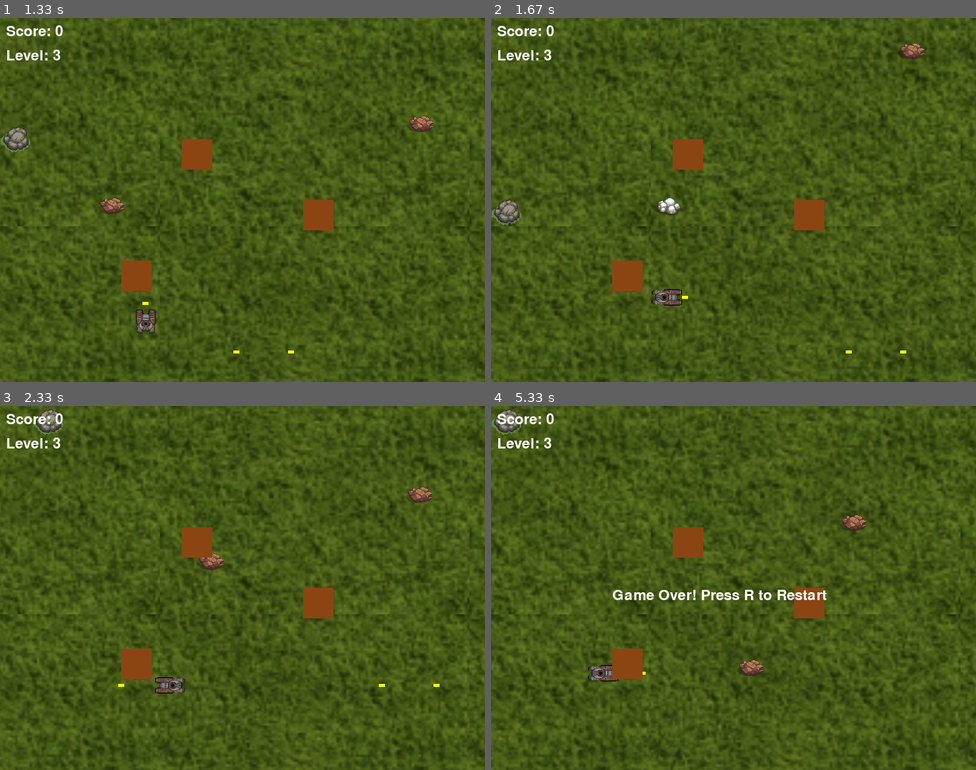
Above: before the commit, frames 1-4 (two rows, left to right).
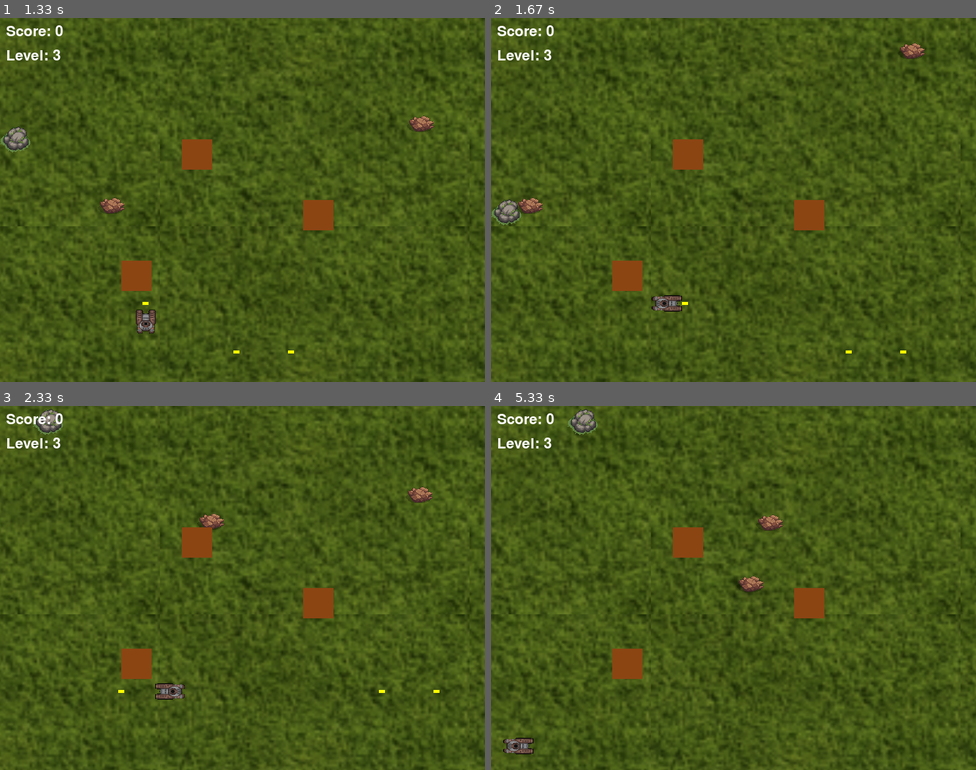
Above: after the commit, the same moments.

Repository: pranjolkoirala/HIT-137-Final-Assessment
Game: pygame game, started from main.py
Two runs of this game, one before a commit and one after it. Both use one fixed random seed, a clock stepped at 60 frames per second and the inputs below.
Inputs:
- Up to frame 1 (1.33 s): tap 1 at 0.33, 0.82 s; hold Right 0.67-1.13 s; tap Space at 0.73, 1.03, 1.23 s; hold Up from 1.17 s (still down)
- Up to frame 2 (1.67 s): release Up at 1.47 s; hold Right from 1.5 s (still down); tap Space at 1.57 s
- Up to frame 3 (2.33 s): tap Space at 1.87, 2.07 s; release Right at 1.97 s; hold Left from 2 s (still down); tap 1 at 2.15 s
- Up to frame 4 (5.33 s): tap Space at 2.37, 2.63, 2.97, 3.27, 3.4, 3.8, 4.1, 4.47, 4.87, 5.17 s; release Left at 2.53 s; hold Down 2.57-2.87 s; hold Left 2.9-3.3 s; hold Up 3.33-3.7 s; tap 1 at 3.48, 4.95 s; hold Right 3.73-4.37 s; hold Down 4.4-4.77 s; hold Left 4.8-5.27 s; hold Right from 5.3 s (still down)

Frame 1 is identical in both runs. In frame 2, 0.7% of the frame differs, in the area x 5-41%, y 49-81%; in frame 3, 0.7%; in frame 4, 2.2%, in the area x 0-78%, y 0-96%.

Commit message:
added obsticles

Diff:
--- a/main.py
+++ b/main.py
@@ -17,7 +17,7 @@
 hit_enemy = pygame.mixer.Sound('./audio/enemy_hit.mp3')  # Replace with the path to your sound file
 hit_enemy.set_volume(0.3)  # Adjust the volume as needed
 
-
+obstacles = pygame.sprite.Group()
 
 
 # Screen dimensions
@@ -62,25 +62,34 @@
         self.lives = 3
         self.direction = (1, 0)  # Initially facing right
 
-    def update(self):
+
+    def update_player_movement(self):
         keys = pygame.key.get_pressed()
+        original_rect = self.rect.copy()  # Save the original position
         if keys[pygame.K_LEFT]:
             self.rect.x -= self.speed
             self.direction = (-1, 0)  # Facing left
-            self.image = self.image_left  # Set image to left-facing tank
+            self.image = self.image_left
         elif keys[pygame.K_RIGHT]:
             self.rect.x += self.speed
             self.direction = (1, 0)  # Facing right
-            self.image = self.image_right  # Set image to right-facing tank
+            self.image = self.image_right
         elif keys[pygame.K_UP]:
             self.rect.y -= self.speed
             self.direction = (0, -1)  # Facing up
-            self.image = self.image_up  # Set image to up-facing tank
+            self.image = self.image_up
         elif keys[pygame.K_DOWN]:
             self.rect.y += self.speed
             self.direction = (0, 1)  # Facing down
-            self.image = self.image_down  # Set image to down-facing tank
-
+            self.image = self.image_down
+
+        # Check for collisions with obstacles
+        if pygame.sprite.spritecollideany(self, obstacles):
+            self.rect = original_rect  # Revert to the original position if there’s a collision
+
+    # In the PlayerTank class, replace the `update` method with the following:
+    def update(self):
+        self.update_player_movement()
         # Prevent the tank from moving out of the screen
         if self.rect.left < 0:
             self.rect.left = 0
@@ -111,8 +120,13 @@
         self.direction = direction  # direction should be a tuple like (1, 0) for right
 
     def update(self):
+        # Move projectile
         self.rect.x += self.direction[0] * self.speed
         self.rect.y += self.direction[1] * self.speed
+
+        # Check for collision with obstacles
+        if pygame.sprite.spritecollideany(self, obstacles):
+            self.kill()  # Destroy projectile on hit
 
         # Remove projectile if it goes off screen
         if self.rect.left < 0 or self.rect.right > SCREEN_WIDTH or self.rect.top < 0 or self.rect.bottom > SCREEN_HEIGHT:
@@ -132,27 +146,25 @@
 
         self.speed = 3 + level  # Increase speed based on level
         self.health = 1 if level == 1 else 2  # 1 hit to kill in level 1, 2 hits in level 2
-
-        # Random initial movement direction
-        self.direction = random.choice([(1, 0), (-1, 0), (0, 1), (0, -1)])  # right, left, down, up
-        self.change_direction_timer = 0  # Timer to change direction
+        self.direction = random.choice([(1, 0), (-1, 0), (0, 1), (0, -1)])  # Random initial movement direction
 
     def update(self):
-        # Change direction randomly after a set time
-        self.change_direction_timer += 1
-        if self.change_direction_timer > random.randint(30, 90):  # Change direction every 30 to 90 frames
-            self.direction = random.choice([(1, 0), (-1, 0), (0, 1), (0, -1)])
-            self.change_direction_timer = 0
+        original_rect = self.rect.copy()  # Save the original position
 
         # Update position based on direction
         self.rect.x += self.direction[0] * self.speed
         self.rect.y += self.direction[1] * self.speed
+
+        # Check for collisions with obstacles
+        if pygame.sprite.spritecollideany(self, obstacles):
+            self.rect = original_rect  # Revert to the original position if there’s a collision
 
         # Prevent the enemy from moving out of the screen
         if self.rect.left < 0 or self.rect.right > SCREEN_WIDTH:
             self.direction = (-self.direction[0], self.direction[1])  # Reverse direction on x-axis
         if self.rect.top < 0 or self.rect.bottom > SCREEN_HEIGHT:
             self.direction = (self.direction[0], -self.direction[1])  # Reverse direction on y-axis
+
 
     def hit(self):
         """Decrease health and return True if enemy is killed."""
@@ -190,6 +202,22 @@
         self.image = pygame.transform.scale(self.image_normal, (50, 50))  # Scale the normal image
         self.rect = self.image.get_rect()
 
+    def update(self):
+        original_rect = self.rect.copy()  # Save the original position
+
+        # Update position based on direction
+        self.rect.x += self.direction[0] * self.speed
+        self.rect.y += self.direction[1] * self.speed
+
+        # Check for collisions with obstacles
+        if pygame.sprite.spritecollideany(self, obstacles):
+            self.rect = original_rect  # Revert to the original position if there’s a collision
+
+        # Prevent the boss from moving out of the screen
+        if self.rect.left < 0 or self.rect.right > SCREEN_WIDTH:
+            self.direction = (-self.direction[0], self.direction[1])  # Reverse direction on x-axis
+        if self.rect.top < 0 or self.rect.bottom > SCREEN_HEIGHT:
+            self.direction = (self.direction[0], -self.direction[1])  # Reverse direction on y-axis
 
 def game_loop():
     # Initialize variables for level management
@@ -210,7 +238,7 @@
 
     projectiles = pygame.sprite.Group()
     enemies = pygame.sprite.Group()
-    obstacles = pygame.sprite.Group()
+
     boss = None
     score = 0
     running = True
